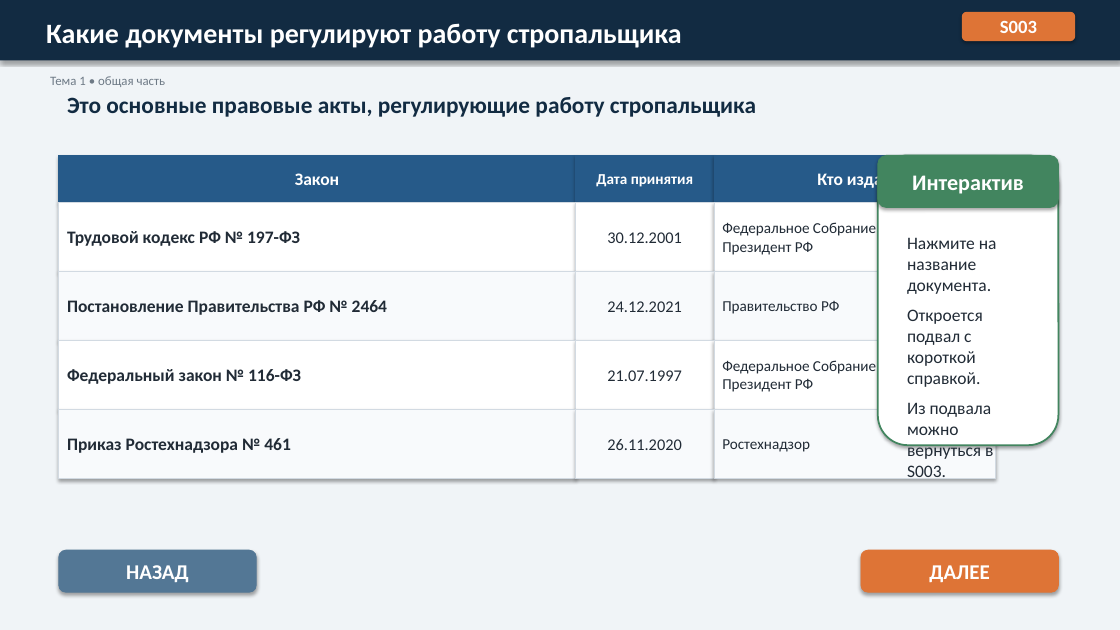
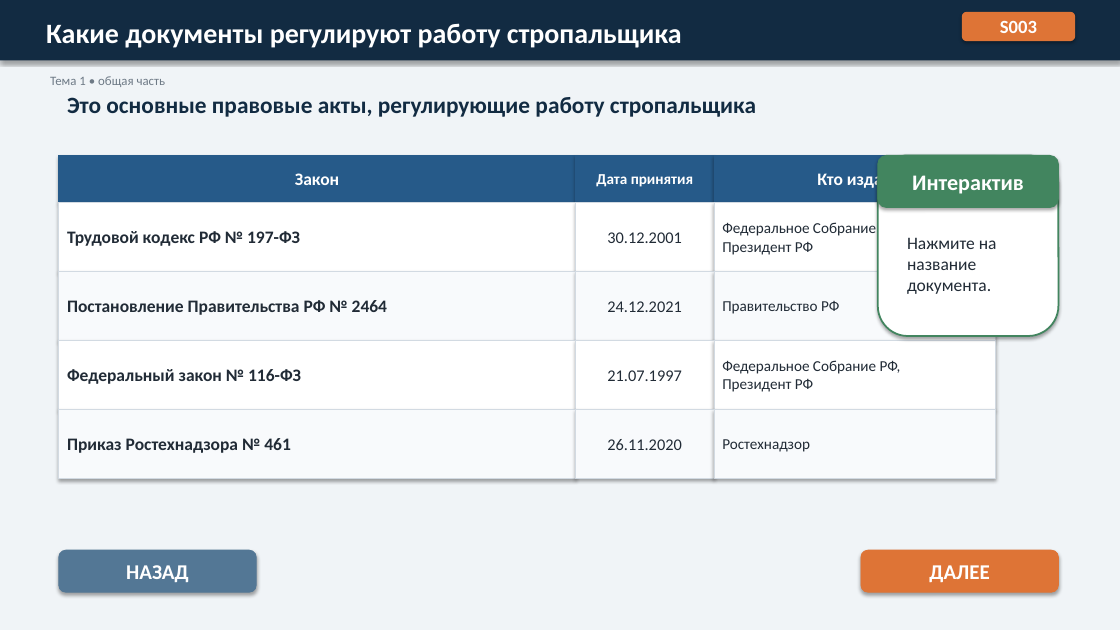
Before and after one commit to Armankanat2/EV-Strop, a slide deck: slide 5 of presentations/ispring-course/module-01-stropovka-gruzov/live-preview/S001-S007_live_preview_working_2026-06-22_v4.pptx. Drawn at 1120x630 pixels with LibreOffice and Linux fonts; fonts in the diff are those of the drawing. Boxes give left, top, right and bottom in pixels: in the first picture for what was removed or moved away, otherwise in the second. Text is boxed around its words. In the diff, an @@ line names an element or a change of style, - is before the commit and + after.

```diff
--- a/presentations/ispring-course/module-01-stropovka-gruzov/live-preview/S001-S007_live_preview_working_2026-06-22_v4.pptx
+++ b/presentations/ispring-course/module-01-stropovka-gruzov/live-preview/S001-S007_live_preview_working_2026-06-22_v4.pptx
@@ rounded rectangle: place and size @@
-rounded rectangle at box(878, 155, 1059, 445)
+rounded rectangle at box(878, 155, 1059, 336)
@@ text at box(907, 309, 993, 481): paragraphs removed @@
-Откроется подвал с короткой справкой.
-Из подвала можно вернуться в S003.
```
Also in this commit, not shown: 1 other slide changed, 1 other file.
